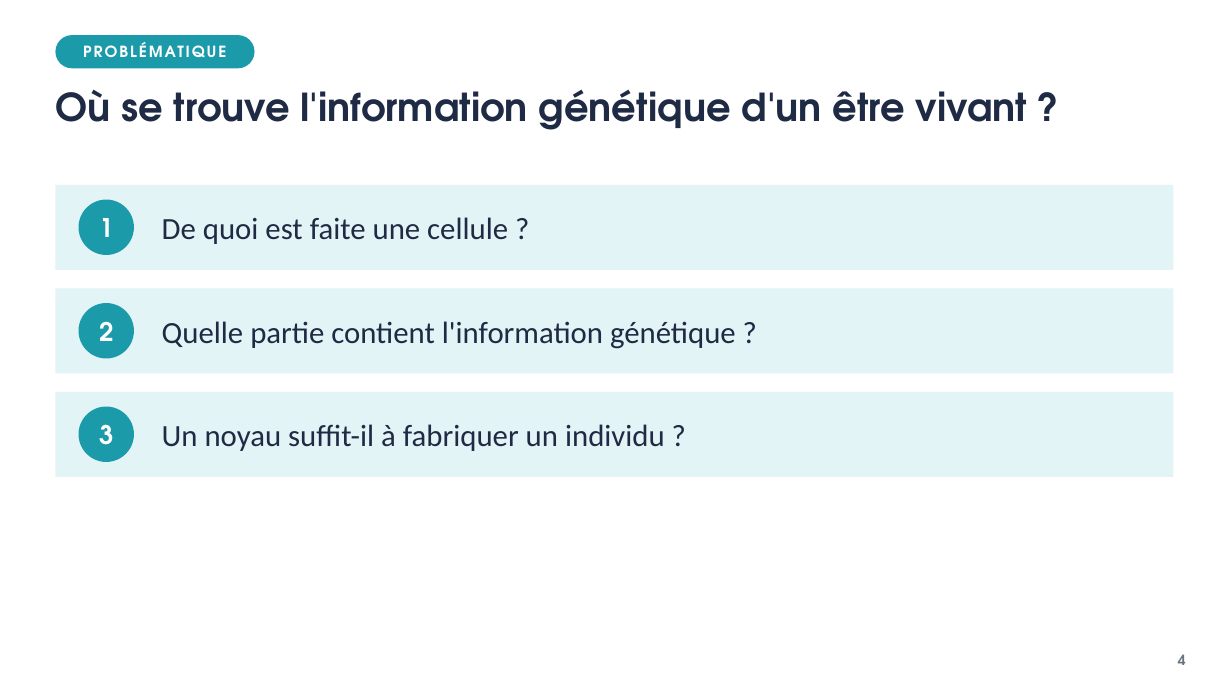
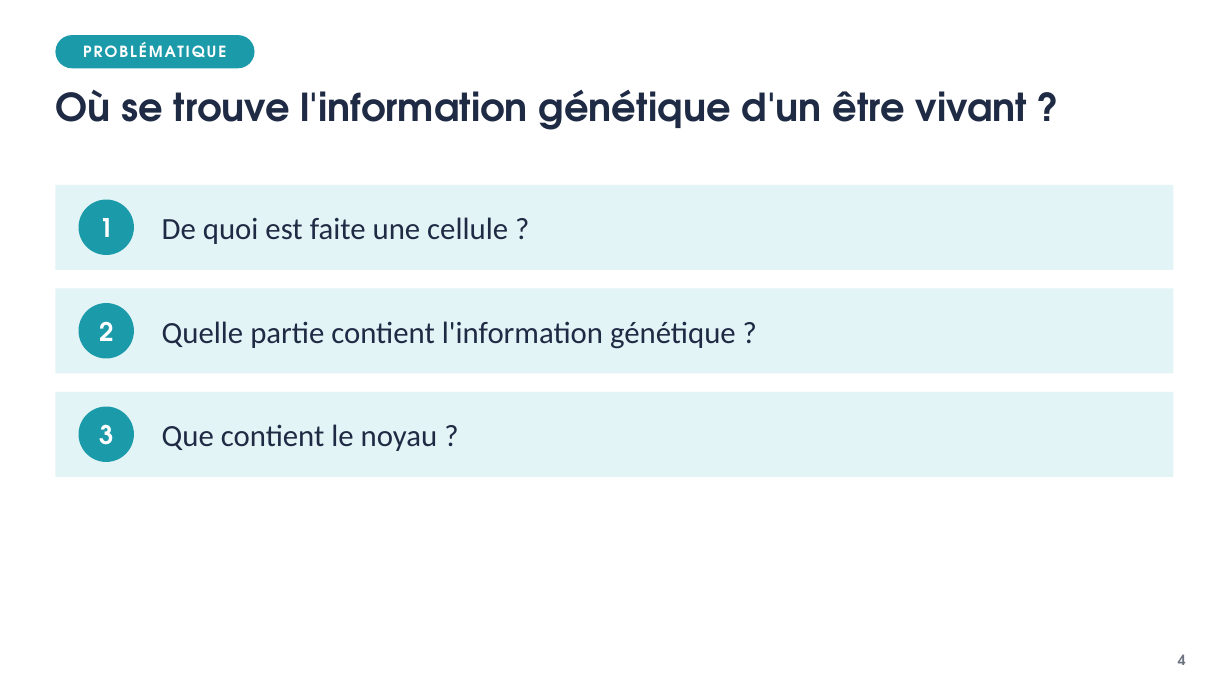
Before and after one commit to VinceIXIV/SVT-cour, a slide deck: slide 4 of cours/3e/S02-la-cellule-et-son-noyau-ou-se-trouve-l-information-genetique/3e-S02-diaporama.pptx. Drawn at 1232x693 pixels with LibreOffice and Linux fonts; fonts in the diff are those of the drawing. Boxes give left, top, right and bottom in pixels: in the first picture for what was removed or moved away, otherwise in the second. Text is boxed around its words. In the diff, an @@ line names an element or a change of style, - is before the commit and + after.

```diff
--- a/cours/3e/S02-la-cellule-et-son-noyau-ou-se-trouve-l-information-genetique/3e-S02-diaporama.pptx
+++ b/cours/3e/S02-la-cellule-et-son-noyau-ou-se-trouve-l-information-genetique/3e-S02-diaporama.pptx
@@ text at <box>162,424,438,451</box>: text changed @@
-Un noyau suffit-il à fabriquer un individu ?
+Que contient le noyau ?
```
Also in this commit, not shown: 2 other slides changed, 2 slides added, 2 slides removed, 8 other files.
